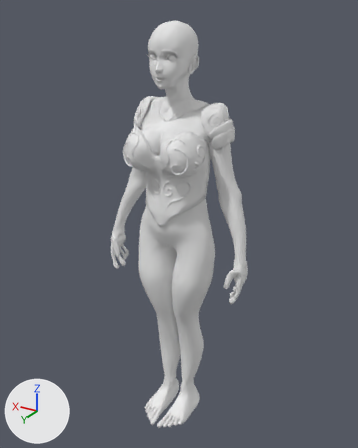
Two versions of the Blender file character.blend, one commit apart.
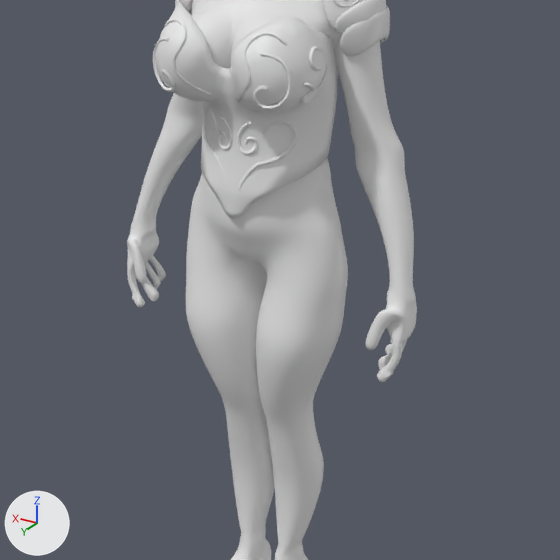
There are two pictures of each version: one whole from a 50 mm lens placed at (-2.69, 4.44, 4.96), pointed at (0.0, -0.04, 2.71), one close up on the part from 14% to 88% of the width and 28% to 87% of the height. Lighting does not change. The marker at lower left points along +X, +Y and +Z.

Objects in the first close-up: 'BezierCurve', 'body', 'shoulder pad', 'top'.
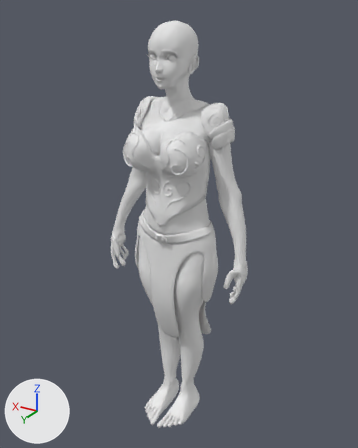
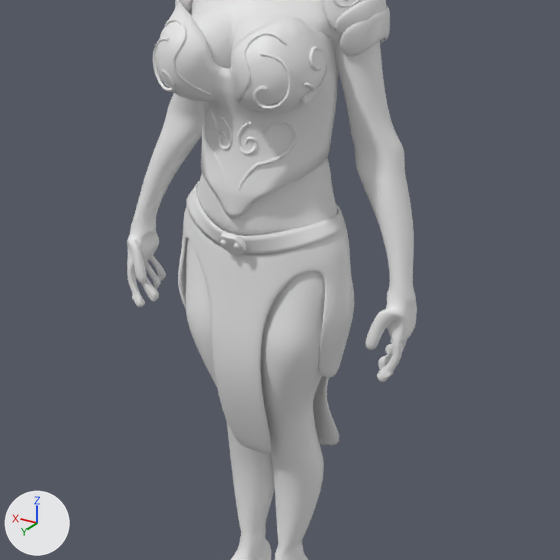
What differs and where, as boxes [x1, y1, x2, y2] in the close-ups (560 x 560 px):
'body.001', added: after [178, 207, 354, 454]
'belt', added: after [186, 181, 345, 255]
'Cube', added: after [218, 232, 247, 257]

Edits to the bpy script that builds the scene:
```text
Add me_cube:
    me_cube.from_pydata(...)  # 198 vertices, 194 faces; spans x -1.68..1.68, y -0.38..0.75, z -1.73..1.73
Add me_cylinder_006:
    me_cylinder_006.from_pydata([(0.313, 0.263, -0.323), (0.31, -0.168, -0.237), (0.0, -0.364, -0.27), (0.503, -0.012, -0.17), (0.271, -0.118, -0.17), (0.0, 0.302, -0.418), (0.544, 0.033, -0.23), (0.291, 0.216, -0.22), (0.0, -0.265, -0.152), (0.0, 0.405, -0.288)], [], [(5, 9, 7, 0), (0, 7, 3, 6), (6, 3, 4, 1), (1, 4, 8, 2)])
    me_cylinder_006.polygons.foreach_set('use_smooth', [True] * 4)
Add me_cylinder_005:
    me_cylinder_005.from_pydata(...)  # 58 vertices, 36 faces; spans x 0.0..0.57, y -0.49..0.38, z -1.94..-0.2
    me_cylinder_005.polygons.foreach_set('use_smooth', [True] * 36)
Add ob_cube:
    ob_cube = bpy.data.objects.new('Cube', me_cube)
    ob_cube.location = (0.0, 0.335, 2.667)
    ob_cube.rotation_euler = (-0.449, 0.0, 0.0)  # degrees (-26, 0, 0)
    ob_cube.scale = (0.0461, 0.0461, 0.0461)
    _m = ob_cube.modifiers.new('Subdivision', 'SUBSURF')
    _m.levels = 2
Add ob_belt:
    ob_belt = bpy.data.objects.new('belt', me_cylinder_006)
    ob_belt.location = (0.0, 0.0, 3.0)
    _m = ob_belt.modifiers.new('Mirror', 'MIRROR')
    _m.use_clip = True
    _m = ob_belt.modifiers.new('Subdivision', 'SUBSURF')
    _m.levels = 2
    _m = ob_belt.modifiers.new('Solidify', 'SOLIDIFY')
    _m.thickness = -0.01
Add ob_body_001:
    ob_body_001 = bpy.data.objects.new('body.001', me_cylinder_005)
    ob_body_001.location = (0.0, 0.0, 3.0)
    _m = ob_body_001.modifiers.new('Mirror', 'MIRROR')
    _m.use_clip = True
    _m = ob_body_001.modifiers.new('Solidify', 'SOLIDIFY')
    _m.thickness = 0.03
    _m = ob_body_001.modifiers.new('Subdivision', 'SUBSURF')
    _m.levels = 2
```
